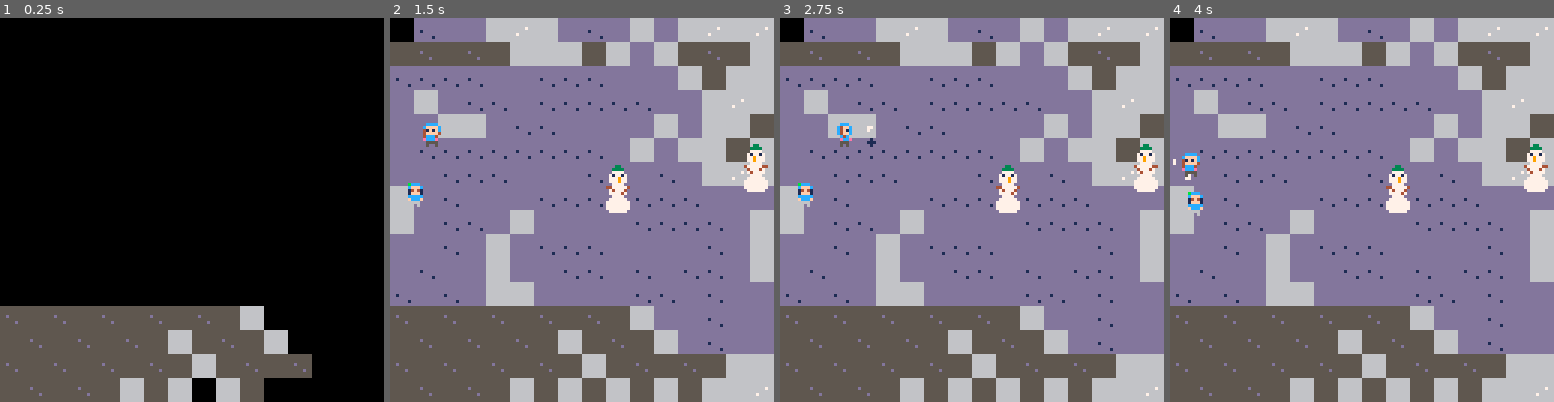
Above: before the commit, frames 1-4 (left to right).
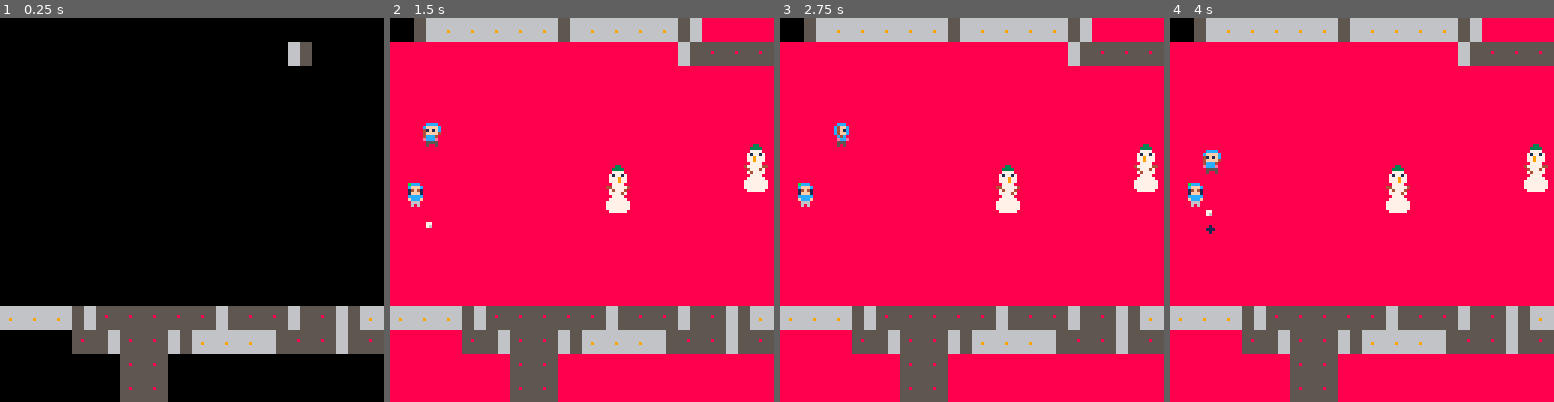
Above: after the commit, the same moments.

Repository: thtroyer/pico8_wfc_demos
Game: PICO-8 cartridge wfc_demo.p8
Two runs of this game, one before a commit and one after it. Both use one fixed random seed, a clock stepped at 60 frames per second and the inputs below.
Inputs:
- Up to frame 1 (0.25 s): no input
- Up to frame 2 (1.5 s): tap X (X key) at 0.33, 1.07 s; tap O (Z key) at 0.7 s
- Up to frame 3 (2.75 s): hold Right 1.6-2.1 s; tap O (Z key) at 1.7, 2.1, 2.5 s; tap X (X key) at 1.85 s; hold Up 2.15-2.42 s; hold Right from 2.47 s (still down)
- Up to frame 4 (4 s): tap O (Z key) at 2.9, 3.3, 3.7 s; tap X (X key) at 2.97 s; release Right at 3.03 s; hold Left 3.08-3.58 s; hold Down 3.63-3.97 s

The runs differ from the first frame. In frame 1, 17% of the frame differs, in the area x 0-100%, y 6-100%; in frame 2, 90%; in frame 3, 90%; in frame 4, 91%, in the area x 0-100%, y 0-100%.

Commit message:
Making progress
But something in neighbor_rules is broken

Diff:
--- a/src/map/mapdata.lua
+++ b/src/map/mapdata.lua
@@ -23,15 +23,15 @@
 			-- log(x..","..y)
 			-- log(x+y*16)
 			-- log("adding " .. x+y*16)
-			map_tiles[x+y*16] = maptile:new(64, 65)
+			map_tiles[x+y*16] = maptile:new()
 			map_tiles[x+y*16].x = x
 			map_tiles[x+y*16].y = y
+			map_tiles[x+y*16]:add(86)
 			map_tiles[x+y*16]:add(102)
-			map_tiles[x+y*16]:add(103)
-			map_tiles[x+y*16]:add(86)
-			map_tiles[x+y*16]:add(87)
-			map_tiles[x+y*16]:add(70)
-			map_tiles[x+y*16]:add(71)
+			map_tiles[x+y*16]:add(81)
+			map_tiles[x+y*16]:add(80)
+			map_tiles[x+y*16]:add(96)
+			map_tiles[x+y*16]:add(97)
 		end
 		-- log(tostring(map_tiles))
 	end
--- a/src/map/mapgen.lua
+++ b/src/map/mapgen.lua
@@ -10,15 +10,41 @@
 	self.rules = {}
 
 	local r = neighbor_rules:new()
-	r:add_neighbors(102, 65, neighbor_rules_const.all)
-	r:add_neighbors(86, 102, neighbor_rules_const.all)
-	r:add_neighbors(102,103, neighbor_rules_const.all)
+
 	r:add_neighbors(86, 86, neighbor_rules_const.all)
-	r:add_neighbors(86, 87, neighbor_rules_const.all)
-	r:add_neighbors(86, 70, neighbor_rules_const.all)
-	r:add_neighbors(70, 70, neighbor_rules_const.all)
-	r:add_neighbors(70,71, neighbor_rules_const.all)
-	r:add_neighbors(71, 71, neighbor_rules_const.all)
+	r:add_neighbors(102, 102, neighbor_rules_const.all)
+
+	-- horizontal
+	r:add_neighbors(86, 80, neighbor_rules_const.right)
+	r:add_neighbors(86, 81, neighbor_rules_const.left)
+
+	r:add_neighbors(102, 80, neighbor_rules_const.right)
+	r:add_neighbors(102, 81, neighbor_rules_const.left)
+
+	-- r:add_neighbors(96, 96, neighbor_rules_const.left)
+	-- r:add_neighbors(97, 97, neighbor_rules_const.right)
+
+	-- -- vertical
+	-- r:add_neighbors(81, 86, neighbor_rules_const.right)
+	-- r:add_neighbors(80, 86, neighbor_rules_const.left)
+
+	-- r:add_neighbors(81, 102, neighbor_rules_const.left)
+	-- r:add_neighbors(80, 102, neighbor_rules_const.right)
+
+	-- r:add_neighbors(81, 81, neighbor_rules_const.above)
+	-- r:add_neighbors(80, 80, neighbor_rules_const.below)
+
+
+
+	-- r:add_neighbors(102, 65, neighbor_rules_const.all)
+	-- r:add_neighbors(86, 102, neighbor_rules_const.all)
+	-- r:add_neighbors(102,103, neighbor_rules_const.all)
+	-- r:add_neighbors(86, 86, neighbor_rules_const.all)
+	-- r:add_neighbors(86, 87, neighbor_rules_const.all)
+	-- r:add_neighbors(86, 70, neighbor_rules_const.all)
+	-- r:add_neighbors(70, 70, neighbor_rules_const.all)
+	-- r:add_neighbors(70,71, neighbor_rules_const.all)
+	-- r:add_neighbors(71, 71, neighbor_rules_const.all)
 	add(self.rules, r)
 	o.map_tiles = {}
 
--- a/wfc_demo.p8
+++ b/wfc_demo.p8
@@ -82,7 +82,7 @@
 666666665555555566666666000000000000000000000000dddddddddddddddd0000000000000000000000000000000000000000000000000000000088888888
 6666666655555555666ccc66000000000000000000000000dddddddddddddddd0000000000000000000000000000000000000000000000000000000088888888
 66666666555555556cccccc6000000000000000000000000dddddddddddddddd0000000000000000000000000000000000000000000000000000000088888888
-66666666555555556cccccc6000000000000000000000000dddddddddddddddd0000000000000000000000000000000000000000000000000000000088888888
+66666666555555556cccccc6000000000000000000000000ddd8dddddddddddd0000000000000000000000000000000000000000000000000000000088888888
 666666665555555566ccccc6000000000000000000000000dddddddddd1ddddd0000000000000000000000000000000000000000000000000000000088888888
 666666665555555566ccccc6000000000000000000000000dddddddddddddddd0000000000000000000000000000000000000000000000000000000088888888
 6666666655555555666ccc66000000000000000000000000dddddddddddddd1d0000000000000000000000000000000000000000000000000000000088888888
@@ -91,14 +91,14 @@
 66665555555566666666666666666666555555555555555566666666666666660000000000000000000000000000000000000000000000000000000000000000
 66665555555566666666666666666666555555555555555566666666666666660000000000000000000000000000000000000000000000000000000000000000
 66665555555566666666666666666666555555555555555566666666666667660000000000000000000000000000000000000000000000000000000000000000
-66665555555566666666555555556666555566666666555566666666666666660000000000000000000000000000000000000000000000000000000000000000
+66665555555566666666555555556666555566666666555566696666666666660000000000000000000000000000000000000000000000000000000000000000
 66665555555566666666555555556666555566666666555566666666667666660000000000000000000000000000000000000000000000000000000000000000
 66665555555566666666555555556666555566666666555566666666666666660000000000000000000000000000000000000000000000000000000000000000
 66665555555566666666555555556666555566666666555566666666666666660000000000000000000000000000000000000000000000000000000000000000
 55555555666666666666555555556666555566666666555555555555555555550000000000000000000000000000000000000000000000000000000000000000
 55555555666666666666555555556666555566666666555555555555555555550000000000000000000000000000000000000000000000000000000000000000
 55555555666666666666555555556666555566666666555555555555555555550000000000000000000000000000000000000000000000000000000000000000
-5555555566666666666655555555666655556666666655555555555555d555550000000000000000000000000000000000000000000000000000000000000000
+5555555566666666666655555555666655556666666655555558555555d555550000000000000000000000000000000000000000000000000000000000000000
 66666666555555556666666666666666555555555555555555555555555555550000000000000000000000000000000000000000000000000000000000000000
 6666666655555555666666666666666655555555555555555555555555555d550000000000000000000000000000000000000000000000000000000000000000
 66666666555555556666666666666666555555555555555555555555555555550000000000000000000000000000000000000000000000000000000000000000
